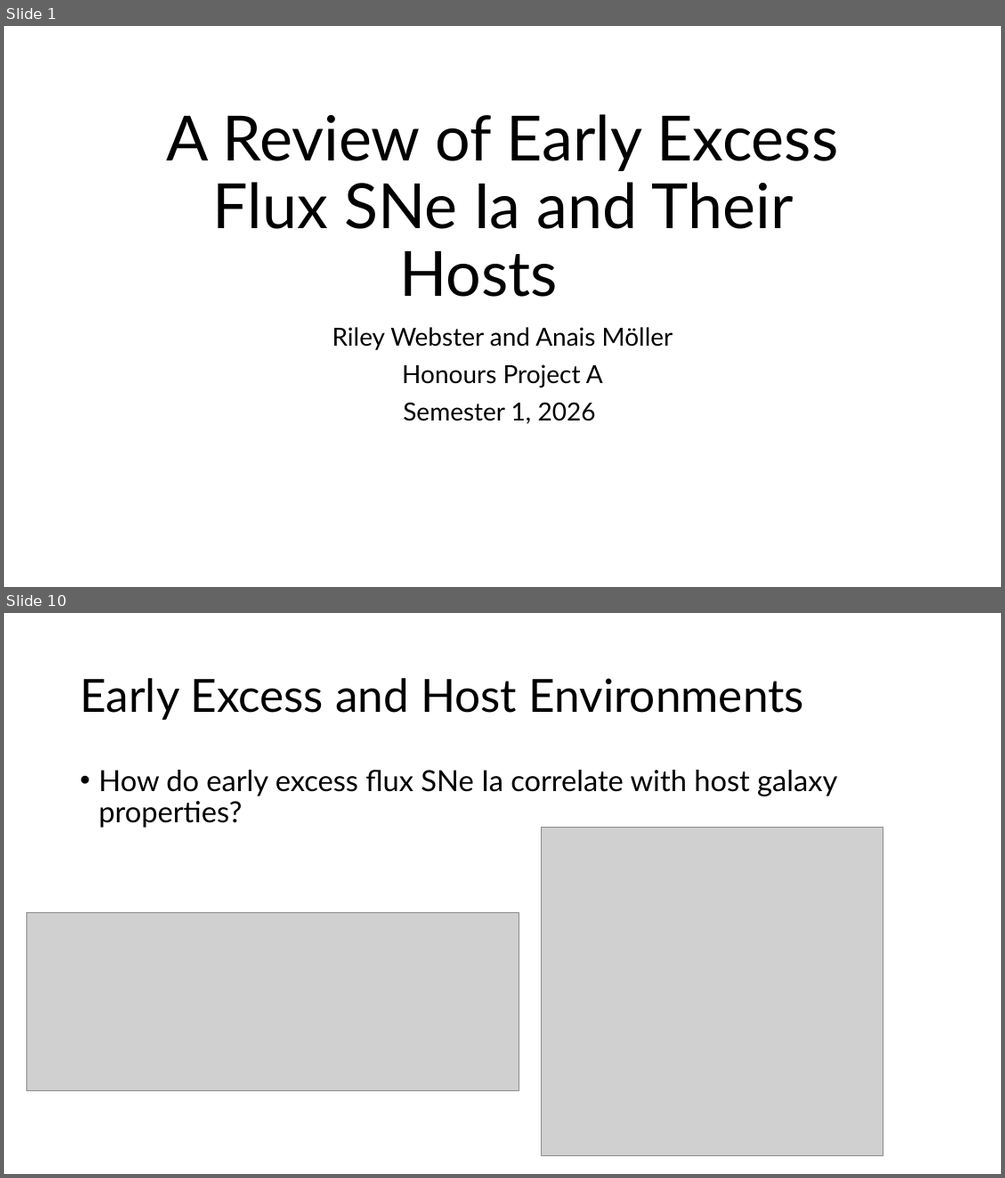
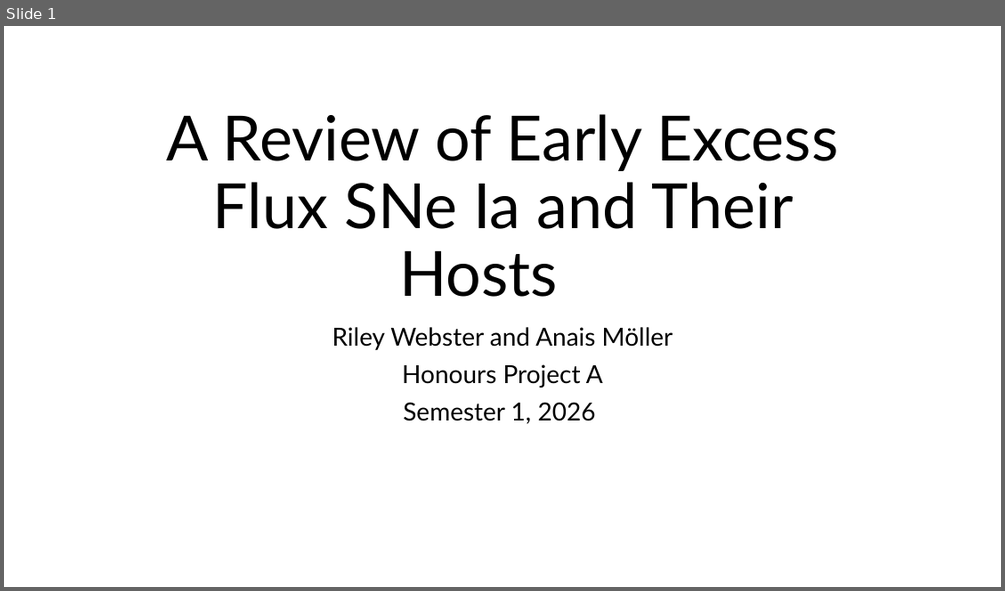
Before and after one commit to Webd0g/Honours_Project, a slide deck: Oral_presentation/Oral_Presentation.pptx. Shown one above the other, each under a label of ours: slides 1 and 10 before the commit, slide 1 after it; the slides between them are not shown. The pictures are 1005x1178 and 1005x591 pixels, drawn with LibreOffice and Linux fonts; fonts in the diff are those of the drawing; grey boxes stand for pictures; background and template pictures are left out. Boxes give left, top, right and bottom in pixels: in the first picture for what was removed or moved away, otherwise in the second. Text is boxed around its words. In the diff, an @@ line names an element or a change of style, - is before the commit and + after.

```diff
--- a/Oral_presentation/Oral_Presentation.pptx
+++ b/Oral_presentation/Oral_Presentation.pptx
@@ slide 10 removed at <box>4,613,1001,1174</box>, background picture (left out) @@
@@ title removed at <box>80,678,804,720</box> @@
-Early Excess and Host Environments
@@ text removed at <box>98,770,837,827</box> @@
-• How do early excess flux SNe Ia correlate with host galaxy properties?
@@ picture removed at <box>542,827,884,1156</box> @@
@@ picture removed at <box>26,913,518,1091</box> @@
```
Also in this commit, not shown: 4 slides changed, 4 slides added, 7 other slides removed, 12 other files.
